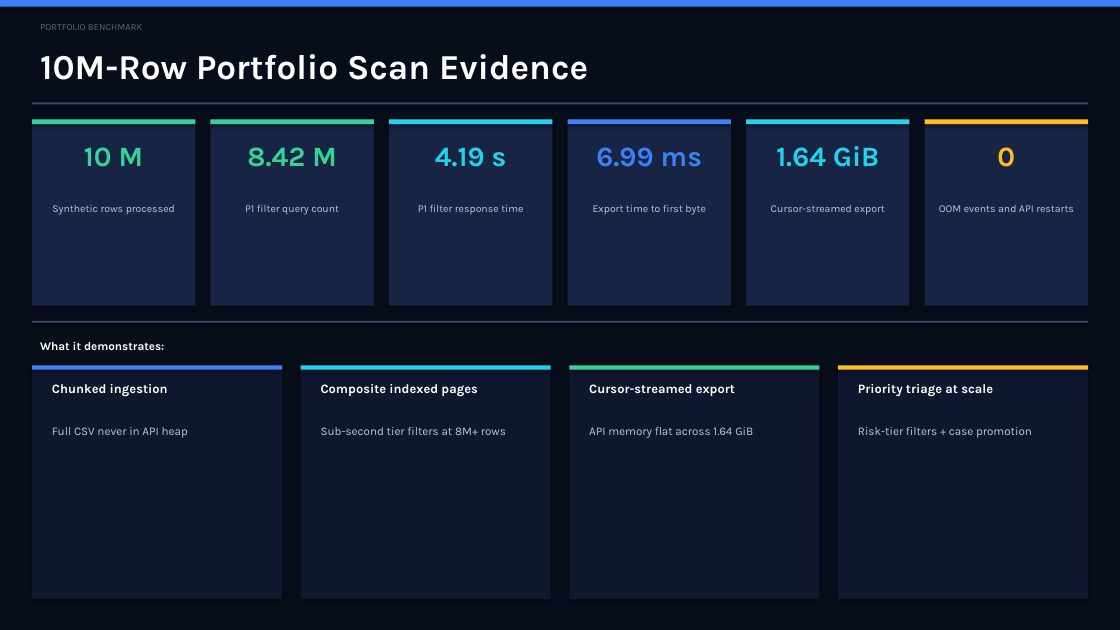
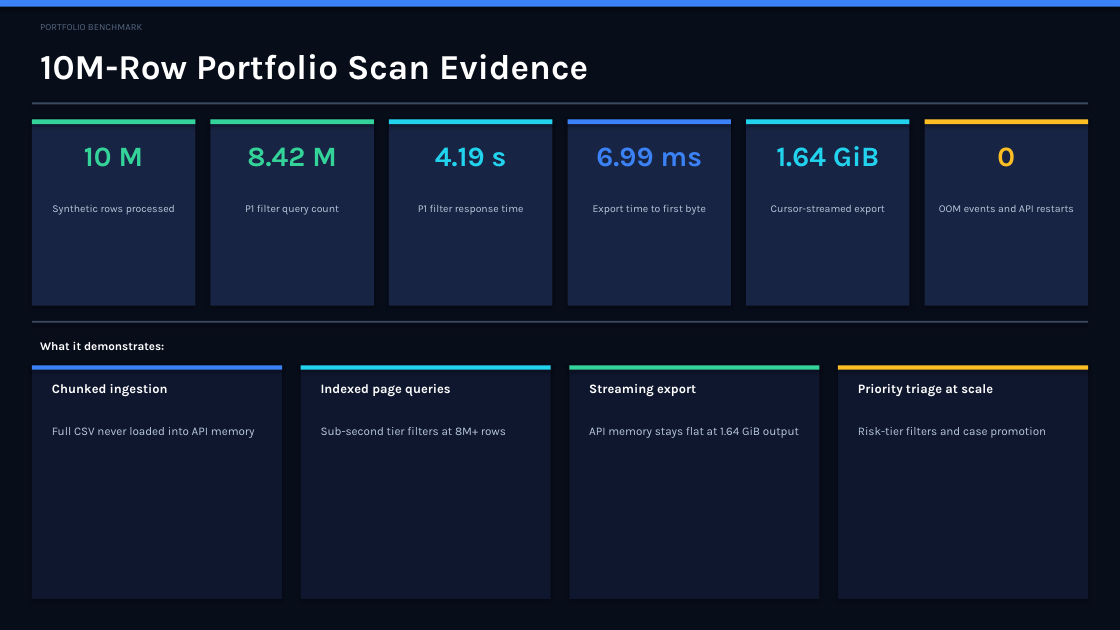
Before and after one commit to IjazKakkodDS/transaction-fraud-intelligence-console, a slide deck: slide 7 of docs/presentation/real-time-fraud-intelligence-console-executive-deck.pptx. Drawn at 1120x630 pixels with LibreOffice and Linux fonts; fonts in the diff are those of the drawing. Boxes give left, top, right and bottom in pixels: in the first picture for what was removed or moved away, otherwise in the second. Text is boxed around its words. In the diff, an @@ line names an element or a change of style, - is before the commit and + after.

```diff
--- a/docs/presentation/real-time-fraud-intelligence-console-executive-deck.pptx
+++ b/docs/presentation/real-time-fraud-intelligence-console-executive-deck.pptx
@@ text at box(321, 384, 451, 396): text changed @@
-Composite indexed pages
+Indexed page queries
@@ text at box(589, 384, 696, 397): text changed @@
-Cursor-streamed export
+Streaming export
@@ text at box(52, 427, 255, 438): text changed @@
-Full CSV never in API heap
+Full CSV never loaded into API memory
@@ text at box(589, 427, 799, 438): text changed @@
-API memory flat across 1.64 GiB
+API memory stays flat at 1.64 GiB output
@@ text at box(858, 427, 1046, 438): text changed @@
-Risk-tier filters + case promotion
+Risk-tier filters and case promotion
```
Also in this commit, not shown: 8 other slides changed.
